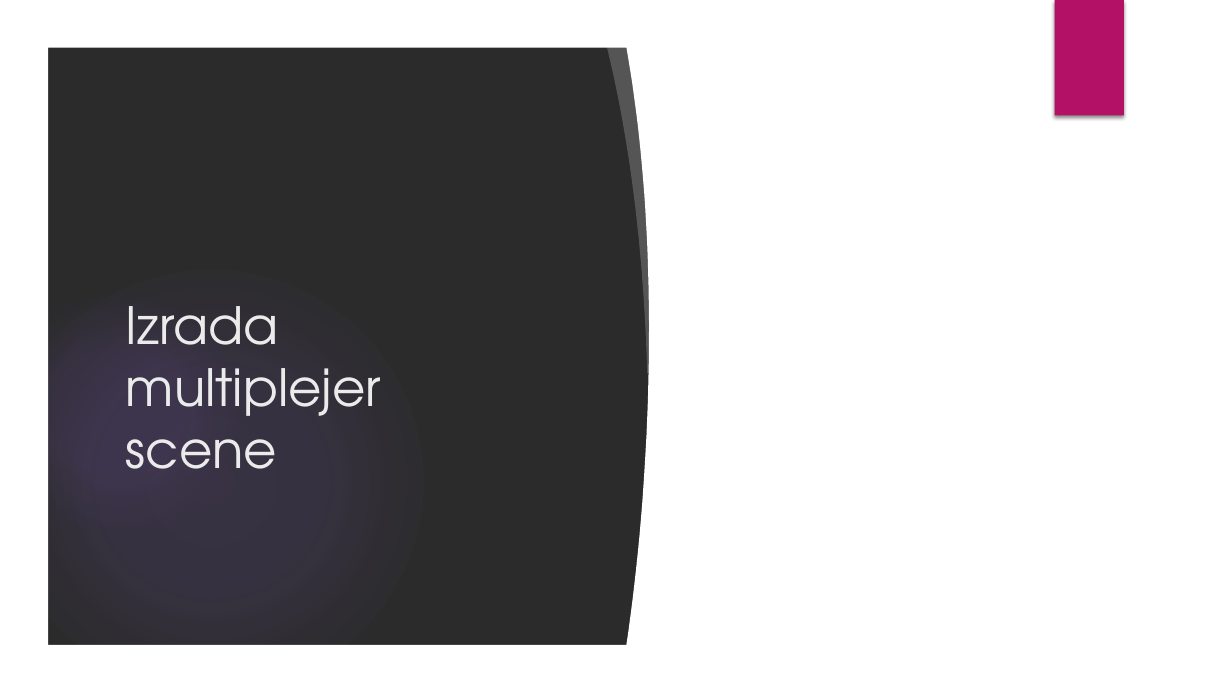
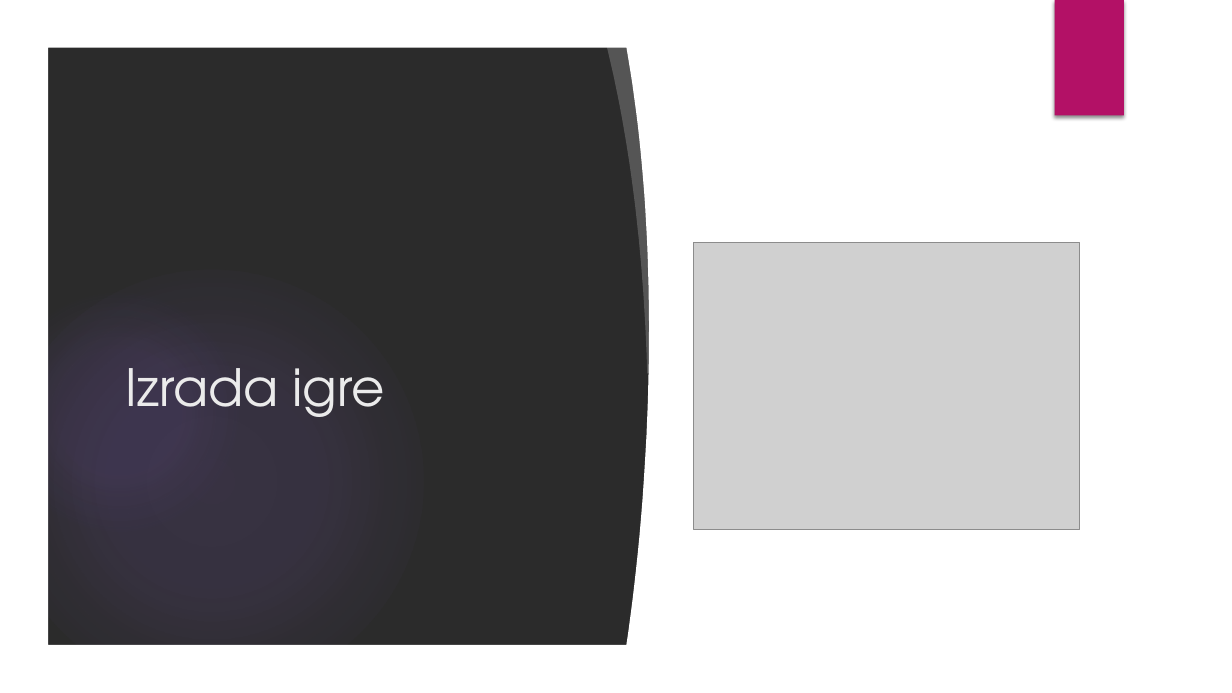
Before and after one commit to DavidManic/MineSweepersServer, a slide deck: slide 9 of Prezentacija.pptx (slide 11 before the commit). Drawn at 1232x693 pixels with LibreOffice and Linux fonts; fonts in the diff are those of the drawing; grey boxes stand for pictures; background and template pictures are left out; a plain dark background stands for a picture behind light text. Boxes give left, top, right and bottom in pixels: in the first picture for what was removed or moved away, otherwise in the second. Text is boxed around its words. In the diff, an @@ line names an element or a change of style, - is before the commit and + after.

```diff
--- a/Prezentacija.pptx
+++ b/Prezentacija.pptx
@@ picture added at (694, 242, 1080, 530) @@
@@ title at (126, 368, 386, 417): text changed @@
-Izrada
-multiplejer
-scene
+Izrada igre
```
Also in this commit, not shown: 8 other slides changed, 6 slides added, 4 slides removed, 6 other files.
